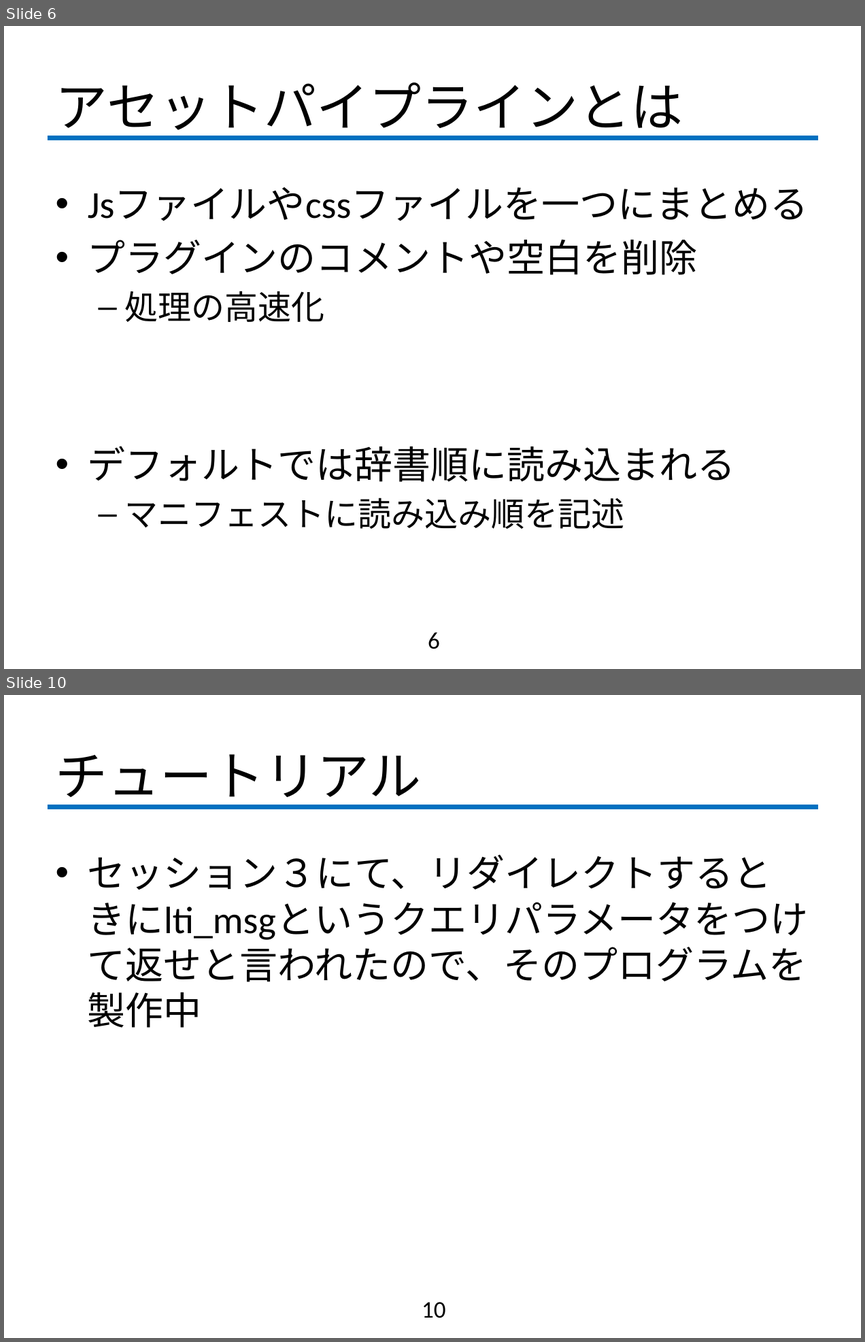
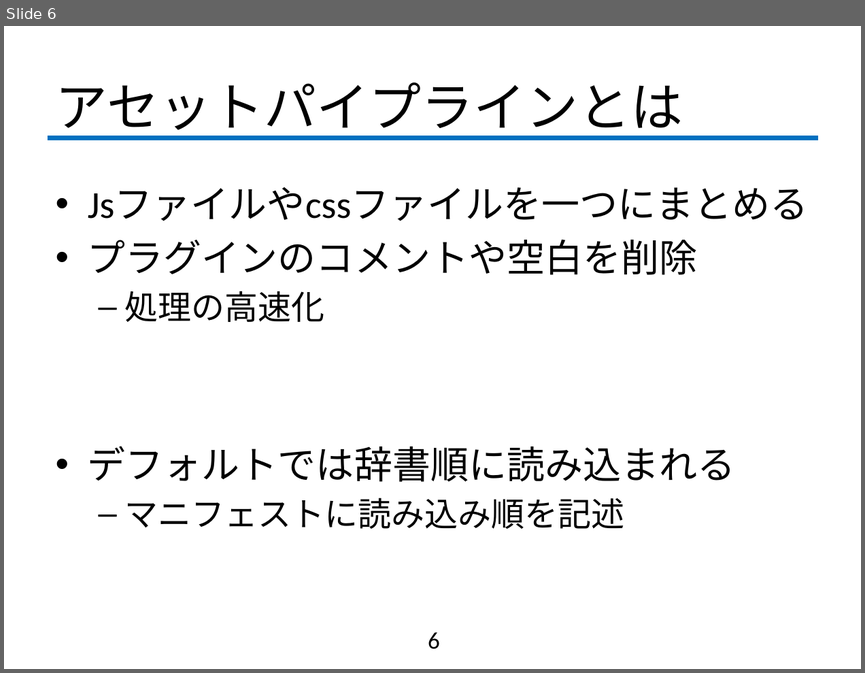
Before and after one commit to fujiLabo/fuji_simu, a slide deck: 1021進捗.pptx. Shown one above the other, each under a label of ours: slides 6 and 10 before the commit, slide 6 after it; the slides between them are not shown. The pictures are 865x1342 and 865x673 pixels, drawn with LibreOffice and Linux fonts; fonts in the diff are those of the drawing; background and template pictures are left out. Boxes give left, top, right and bottom in pixels: in the first picture for what was removed or moved away, otherwise in the second. Text is boxed around its words. In the diff, an @@ line names an element or a change of style, - is before the commit and + after.

```diff
--- a/1021進捗.pptx
+++ b/1021進捗.pptx
@@ slide 10 removed at (x1=4, y1=695, x2=861, y2=1338), background #FFFFFF; not listed: 1 template element that a slide beside it also shows @@
@@ title removed at (x1=56, y1=754, x2=422, y2=808) @@
-チュートリアル
@@ text removed at (x1=88, y1=854, x2=808, y2=1028) @@
-• セッション３にて、リダイレクトするときにlti_msgというクエリパラメータをつけて返せと言われたので、そのプログラムを製作中
@@ page number removed at (x1=422, y1=1302, x2=445, y2=1318) @@
-10
```
Also in this commit, not shown: 1 slide changed, 3 other slides removed, 3 other files.
